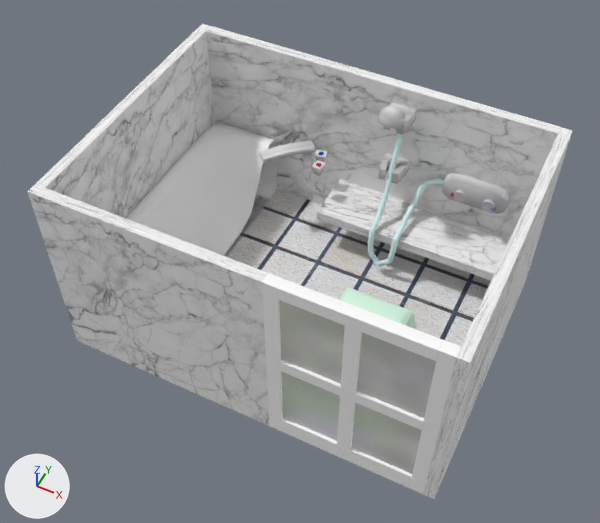
Before and after pictures for a commit that changed the FBX model GameTemplate/Game/Assets/modelData/yokusou.FBX.
Rendered twice from a 50 mm lens placed at (2.3, -4.79, 6.69), pointed at (-0.01, -0.16, 0.9). Lighting does not change. The marker at lower left points along +X, +Y and +Z. Where no turn or scale is listed for an object, it has been applied to the vertices.

In view in the first picture: 'doa1', 'doa2', 'doa3', 'doa4', 'doa5', 'kabe1', 'kabe2', 'kabe3', 'kabe4', 'syawa-dai', 'yokusou', 'yuka'.
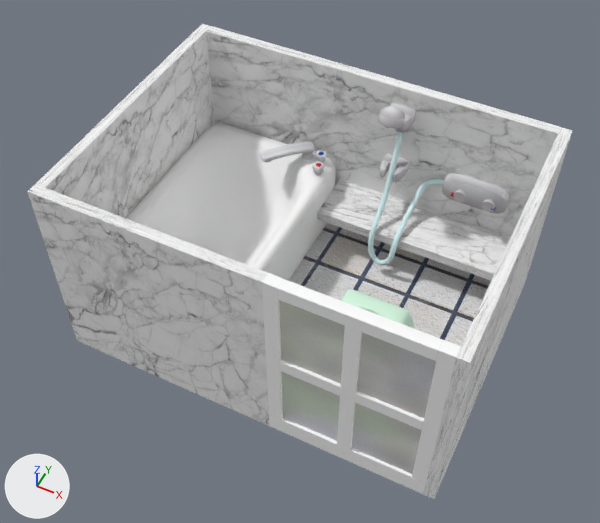
The newer file is also turned or shifted as a whole; pictures and numbers use the older file's frame.

Patch to the scene script:
```diff
--- a/GameTemplate/Game/Assets/modelData/yokusou.FBX.py
+++ b/GameTemplate/Game/Assets/modelData/yokusou.FBX.py
@@ me_mesh_002 @@
 # used by ob_yokusou; location = (-1.016, 0.0, 0.203)
-me_mesh_002.from_pydata(...)  # 457 vertices, 864 faces; spans x -0.76..0.0, y -1.27..1.27, z 0.0..0.76
+me_mesh_002.from_pydata(...)  # 866 vertices, 864 faces; spans x -0.76..0.76, y -1.27..1.27, z 0.0..0.76
+# me_mesh_002 part 1: 409 vertices added at x 0.13..0.76, y -1.27..1.27, z 0.0..0.76
 me_mesh_002.materials.append(mat_03___default)
```

Pixel boxes (x1, y1, x2, y2) of what changed, in the pictures (600 x 523 px):
'yokusou', reshaped (39% wider, 17% taller): before (126, 123, 277, 257); after (126, 123, 336, 280)
part 1 of me_mesh_002, added: after (224, 140, 336, 280)
